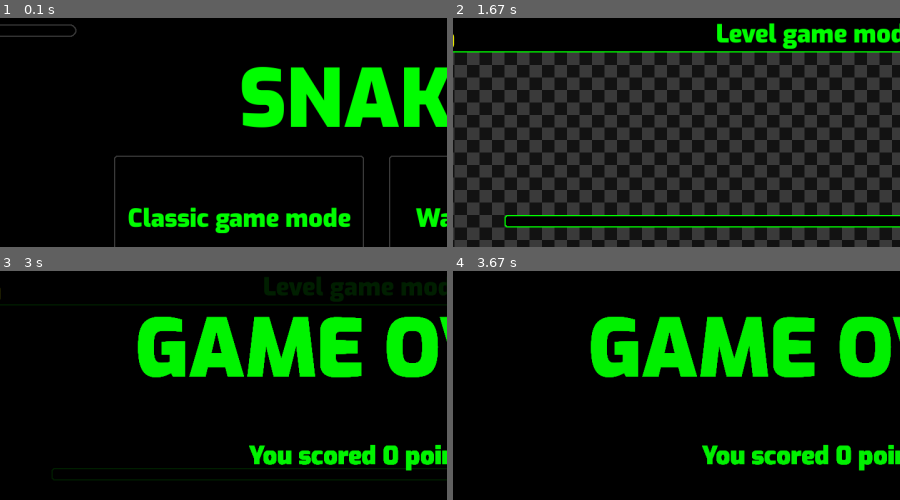
Above: before the commit, frames 1-4 (two rows, left to right).
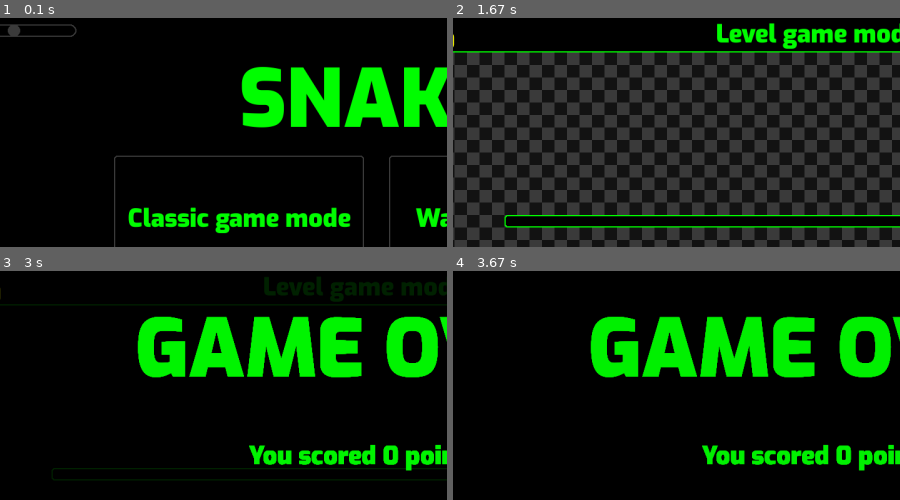
Above: after the commit, the same moments.

Repository: clemleri/Snake_pygame
Game: pygame game, started from Main.py
Same seed, same stepped clock (60 frames per second), same inputs: the game is played once before the commit and once after it.
Inputs (mouse positions are % of the whole screen's width and height, from its top left):
- Up to frame 1 (0.1 s): no input
- Up to frame 2 (1.67 s): click (36, 77) at 0.38 s; tap Enter at 0.67 s; hold Right 1.07-1.53 s; move the mouse to (51, 59) at 1.1 s; hold Up from 1.57 s (still down); move the mouse to (60, 75) at 1.6 s
- Up to frame 3 (3 s): release Up at 2.03 s; click "Retry" at 2.12 s; tap Enter at 2.4 s; move the mouse to (62, 61) at 2.77 s
- Up to frame 4 (3.67 s): click (83, 19) at 3.28 s; click (60, 74) at 3.62 s
The pictures show only the part of the screen within x 10-60%, y 1-51%; the shares and areas given below are measured in that part.

The runs differ from the first frame. In frame 1, 0.1% of the frame differs, in the area x 1-5%, y 3-8%; in frame 2, nothing differs; in frame 3, less than 0.1%; in frame 4, less than 0.1%.

Commit message:
sound setting completly working

Diff:
--- a/Main.py
+++ b/Main.py
@@ -81,6 +81,9 @@
         game_volume = (x_circle-70)/18
         set_volume_function(game_volume)
         pygame.display.update((60,15,200,20))
+  else:
+    circle((x_circle,y_circle),color_grey)
+    pygame.display.update((60,15,200,20))
 
   return sound_bool,soustract_x,x_circle
 #------------------------------------function Game mode with the classic snake-------------------------------------
